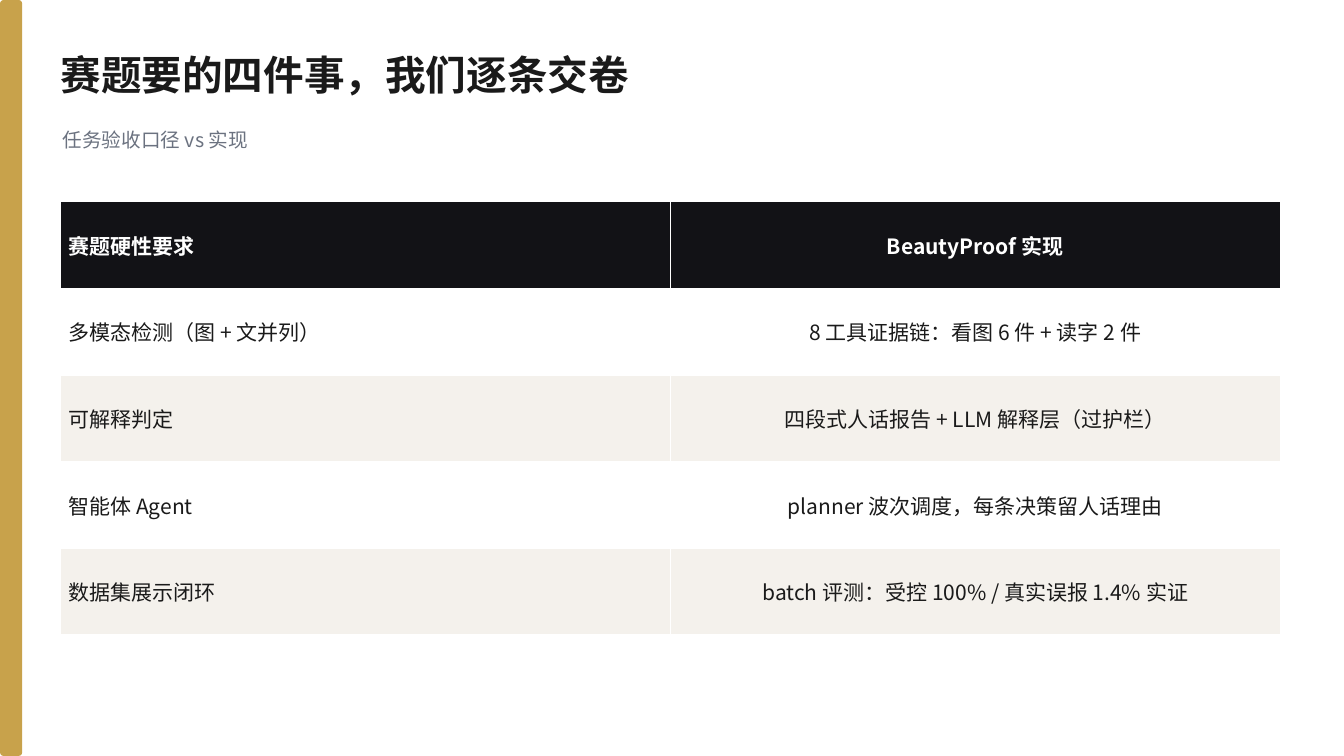
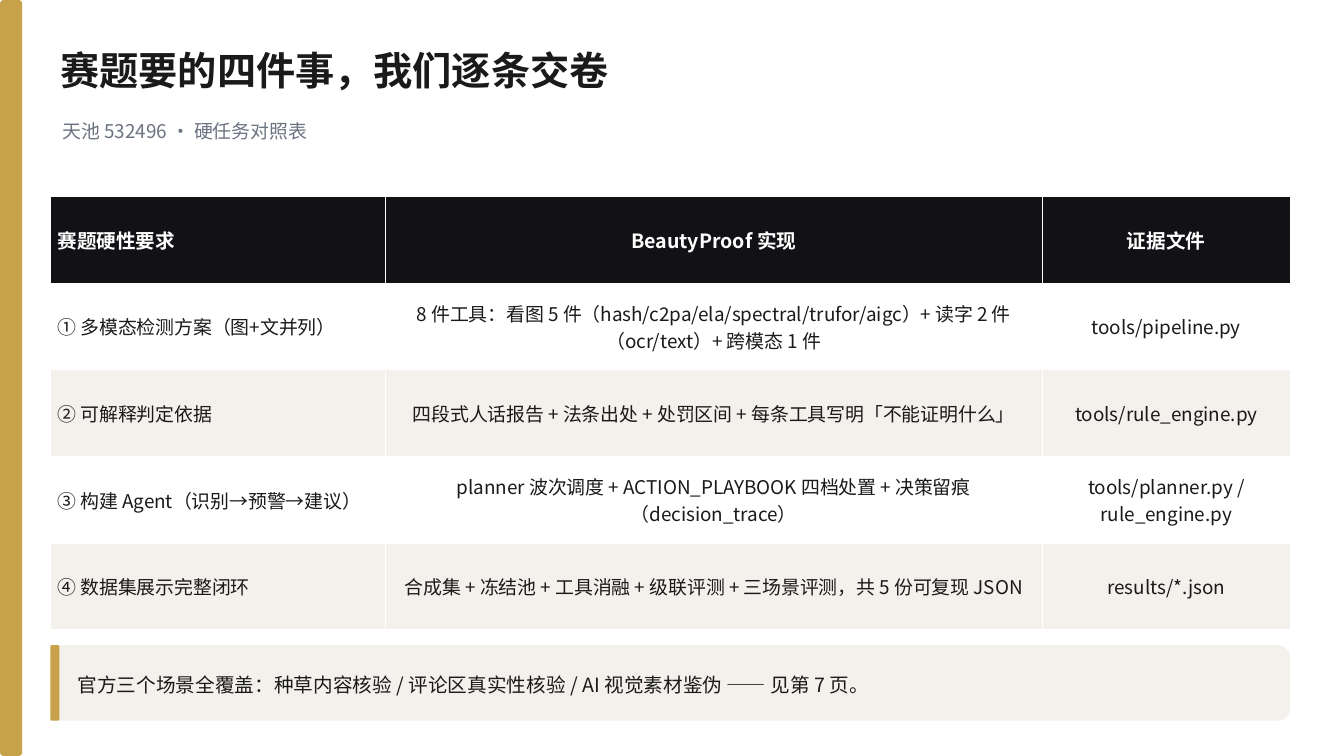
Before and after one commit to 566614/loreal-hackathon-beautyproof, a slide deck: slide 4 of docs/BeautyProof_答辩PPT.pptx. Drawn at 1344x756 pixels with LibreOffice and Linux fonts; fonts in the diff are those of the drawing. Boxes give left, top, right and bottom in pixels: in the first picture for what was removed or moved away, otherwise in the second. Text is boxed around its words. In the diff, an @@ line names an element or a change of style, - is before the commit and + after.

Commit message:
冲一档收尾：20页PPT重做 + 10屏录屏页 + 5商业数字查证 + 测试包格式齐整
演示材料（初赛三交付物之两）：
- demo/video_walkthrough.html 重做为 10 屏，主线从「八工具平铺」改为
  「三轴互补 → 双检测器级联 → 工具消融实证」，屏内动画完成即自动步进
- docs/演示视频脚本_v2.md：2分20秒旁白稿，附 5+5 评审埋点对照与录制贴士
- tools/make_defense_pptx.py 重写：15 页 → 20 页，补频域/级联/消融/评论/溯源/
  法条引擎/v5v7负面结果归档/诚实边界；5+5 自评改真实值 ≈41/50（原 43-47 虚高）
- tools/make_submit_dataset.py：纯视觉样本也必带 文案.txt（显式声明无配文，
  不伪造配文），测试包 7/7 格式齐整（原先 4 个样本缺文案文件）

商业数字自行查证（原 5 个数字空白，等阮给）：
- results/commercial_numbers.json + docs/商业数字调研_2026-10-02.md
- N1 全渠道交易额 11042.45 亿/年（确证·官方）；N2 营销盘子 ≈5521 亿/年
  （费率 50% 为五家上市公司 2025 年报实测）；N3 违规损失 0.4-6 亿/年（估算）
- N4 单案 20万-100万、严重 100万-200万（广告法55条原文 + 杭州讯犹 17.55 万实测）
- N5 TAM 6-9 亿 / SAM 5-15 亿 / SOM 0.3-1.5 亿（双路径交叉 + 敏感性）
- 每项带 source_url、置信度分级（确证-官方/确证-第三方/估算）与 QA 话术

验证：pytest 114 passed（新增 tests/test_submit_dataset.py 6 项，钉死提交包格式回归）
PPT 20 页重建、0 处溢出；测试包 7/7 格式校验通过。

```diff
--- a/docs/BeautyProof_答辩PPT.pptx
+++ b/docs/BeautyProof_答辩PPT.pptx
@@ text "赛题要的四件事，我们逐条交卷" at box(60, 51, 608, 90): size 29 to 28 pt @@
@@ text at box(62, 122, 307, 140): text changed; size 14 to 13.5 pt @@
-任务验收口径 vs 实现
+天池 532496 · 硬任务对照表
@@ table at box(50, 197, 1291, 630) @@
-column 1: 赛题硬性要求 | 多模态检测（图 + 文并列） | 可解释判定 | 智能体 Agent | 数据集展示闭环
-column 2: BeautyProof 实现 | 8 工具证据链：看图 6 件 + 读字 2 件 | 四段式人话报告 + LLM 解释层（过护栏） | planner 波次调度，每条决策留人话理由 | batch 评测：受控 100% / 真实误报 1.4% 实证
+column 1: 赛题硬性要求 | ① 多模态检测方案（图+文并列） | ② 可解释判定依据 | ③ 构建 Agent（识别→预警→建议） | ④ 数据集展示完整闭环
+column 2: BeautyProof 实现 | 8 件工具：看图 5 件（hash/c2pa/ela/spectral/trufor/aigc）+ 读字 2 件（ocr/text）+ 跨模态 1 件 | 四段式人话报告 + 法条出处 + 处罚区间 + 每条工具写明「不能证明什么」 | planner 波次调度 + ACTION_PLAYBOOK 四档处置 + 决策留痕（decision_trace） | 合成集 + 冻结池 + 工具消融 + 级联评测 + 三场景评测，共 5 份可复现 JSON
+column 3: 证据文件 | tools/pipeline.py | tools/rule_engine.py | tools/planner.py / rule_engine.py | results/*.json
@@ table: place and size @@
-table at box(60, 202, 1280, 635)
+table at box(50, 197, 1291, 630)
@@ rounded rectangle added at box(50, 645, 1291, 721), fill #F4F1EC @@
@@ rounded rectangle added at box(50, 645, 59, 721), fill #C8A24B @@
@@ text added at box(78, 675, 869, 694), 14 pt, text #1A1A1A @@
+官方三个场景全覆盖：种草内容核验 / 评论区真实性核验 / AI 视觉素材鉴伪 —— 见第 7 页。
```
Also in this commit, not shown: 6 other slides changed, 13 slides added, 8 slides removed, 9 other files.
